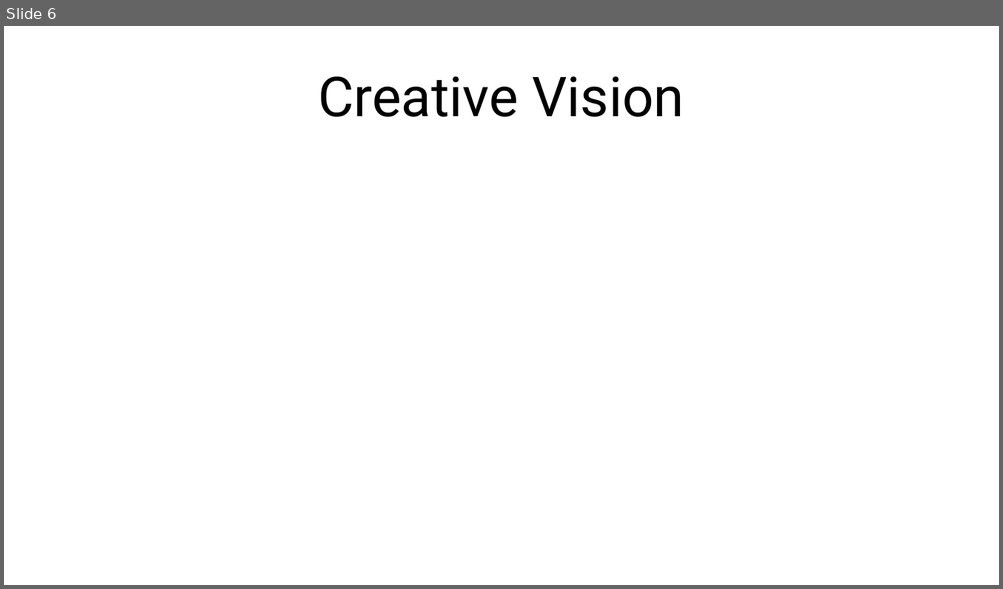
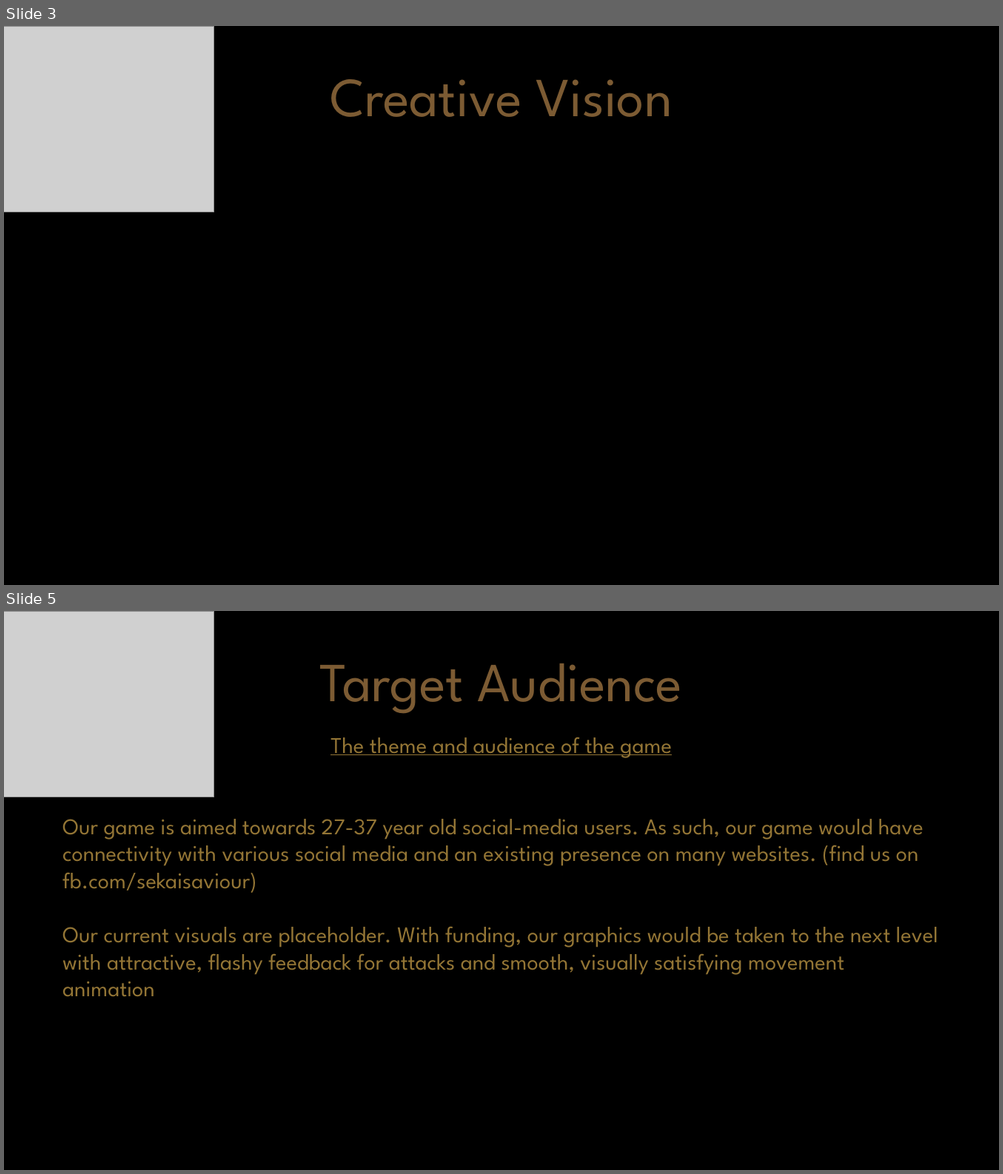
Before and after one commit to ZeusOfTheCrows/comp150-game, a slide deck: Investment Pitch Resources/Slide Deck.pptx. Shown one above the other, each under a label of ours: slide 6 before the commit, slides 3 and 5 after it; the slides between them are not shown. The pictures are 1003x589 and 1003x1174 pixels, drawn with LibreOffice and Linux fonts; fonts in the diff are those of the drawing; grey boxes stand for pictures. Boxes give left, top, right and bottom in pixels: in the first picture for what was removed or moved away, otherwise in the second. Text is boxed around its words. In the diff, an @@ line names an element or a change of style, - is before the commit and + after.

Commit message:
Updated powerpoint with visual styles, added Samurai.png

```diff
--- a/Investment Pitch Resources/Slide Deck.pptx
+++ b/Investment Pitch Resources/Slide Deck.pptx
@@ slide 5 added at (x1=4, y1=611, x2=999, y2=1170), background #000000 @@
@@ picture added at (x1=4, y1=611, x2=214, y2=797) @@
@@ text added at (x1=320, y1=664, x2=683, y2=714), 44 pt, text #7C5B33 @@
+Target Audience
@@ text added at (x1=62, y1=737, x2=938, y2=997), 18 pt, text #937535 @@
+The theme and audience of the game
+Our game is aimed towards 27-37 year old social-media users. As such, our game would have connectivity with various social media and an existing presence on many websites. (find us on fb.com/sekaisaviour)
+Our current visuals are placeholder. With funding, our graphics would be taken to the next level with attractive, flashy feedback for attacks and smooth, visually satisfying movement animation
@@ what was slide 6 is now slide 3 @@
@@ slide 3 changed as well @@
@@ background #FFFFFF to #000000 @@
@@ picture added at (x1=4, y1=26, x2=214, y2=212) @@
@@ text "Creative Vision" at (x1=330, y1=79, x2=671, y2=117): font Roboto to League Spartan, text colour #000000 to #7C5B33 @@
```
Also in this commit, not shown: 14 other slides changed, 5 other slides added, 6 slides removed, 1 other file.
